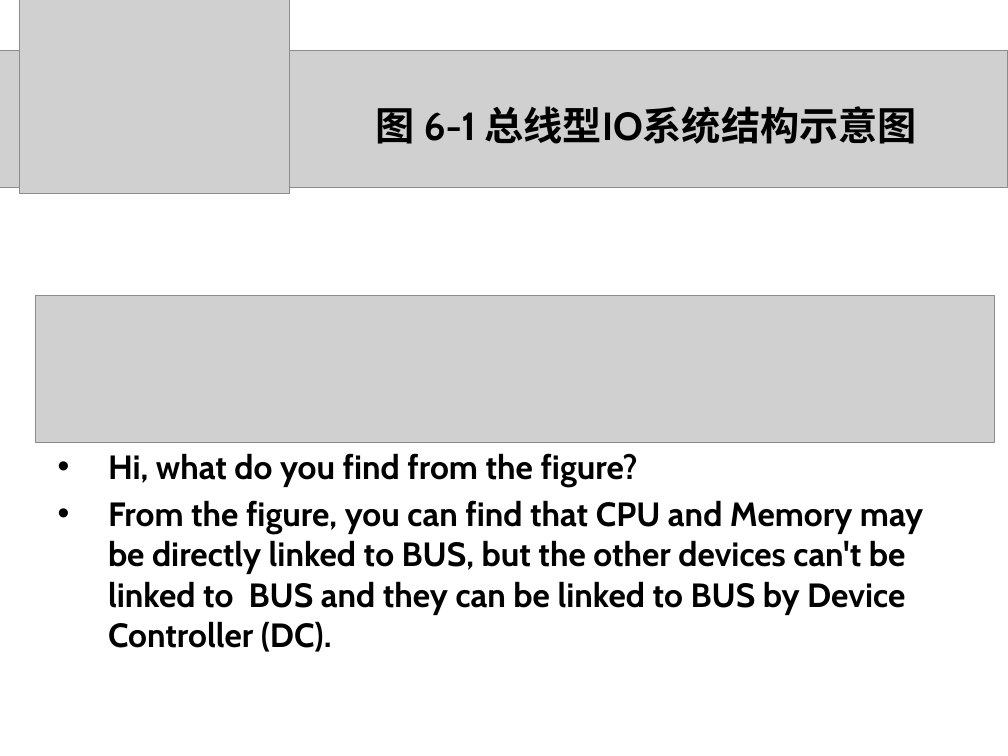
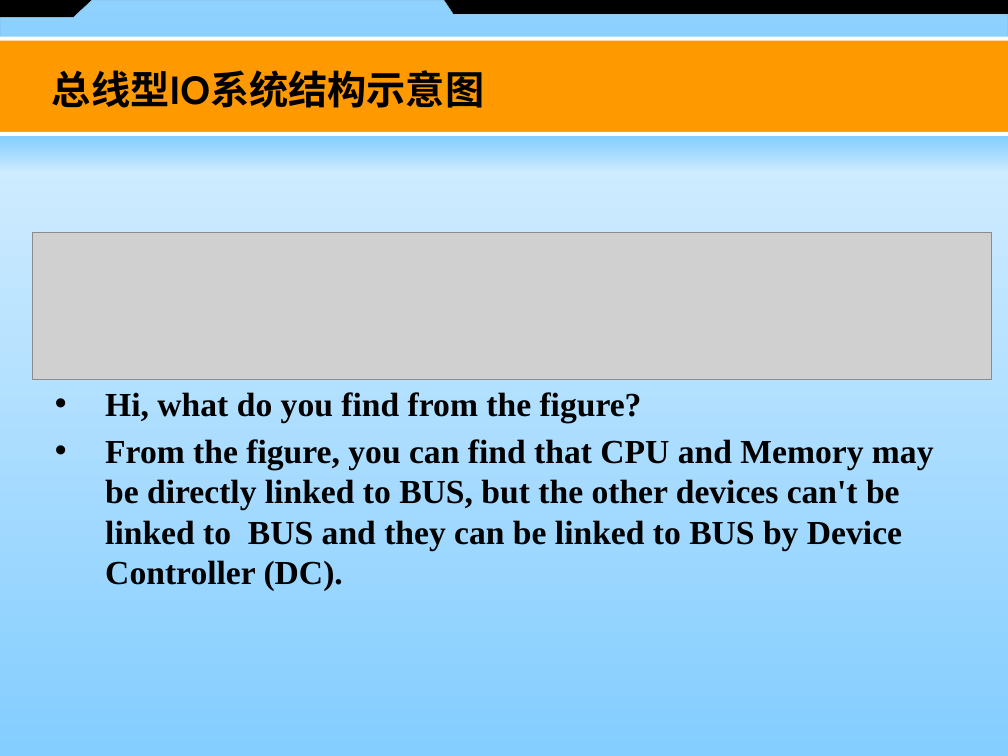
Before and after one commit to zeemeil/zeemeil.github.io, a slide deck: slide 7 of files/2025_2_OS/1015_OS_device.pptx (slide 8 before the commit). Drawn at 1008x756 pixels with LibreOffice and Linux fonts; fonts in the diff are those of the drawing; grey boxes stand for pictures. Boxes give left, top, right and bottom in pixels: in the first picture for what was removed or moved away, otherwise in the second. Text is boxed around its words. In the diff, an @@ line names an element or a change of style, - is before the commit and + after.

```diff
--- a/files/2025_2_OS/1015_OS_device.pptx
+++ b/files/2025_2_OS/1015_OS_device.pptx
@@ background #FFFFFF to #000000 @@
@@ freeform shape added at (0,0,1008,77), fill gradient #83CDFF to #98D3FF, outline #878FA5 0.1 pt @@
@@ picture removed at (20,0,290,194) @@
@@ picture removed at (0,50,1008,187) @@
@@ rectangle added at (0,38,1008,136), fill #FF9900 @@
@@ rectangle added at (0,36,1008,40), fill #FFFFFF @@
@@ text added at (52,70,484,108), 28 pt, text #000000, bold @@
+总线型IO系统结构示意图
@@ title removed at (375,106,917,144) @@
-图 6-1 总线型IO系统结构示意图
@@ rectangle added at (0,132,1008,756), fill gradient #DEEFFF to #83CDFF @@
@@ rectangle added at (0,136,1008,171), fill gradient #83CDFF to #D7ECFF @@
@@ rectangle added at (0,132,1008,136), fill #FFFFFF @@
@@ picture: place and size @@
-picture at (35,295,994,442)
+picture at (33,233,992,379)
@@ text "Hi, what do you find ...": place and size @@
-text "Hi, what do you find ..." at (108,453,923,652)
+text "Hi, what do you find ..." at (105,392,934,591)
@@ text "Hi, what do you find ..." at (105,392,934,591): font Cabin to Times New Roman @@
```
Also in this commit, not shown: 7 other slides changed, 104 slides added, 103 slides removed, 11 other files.
